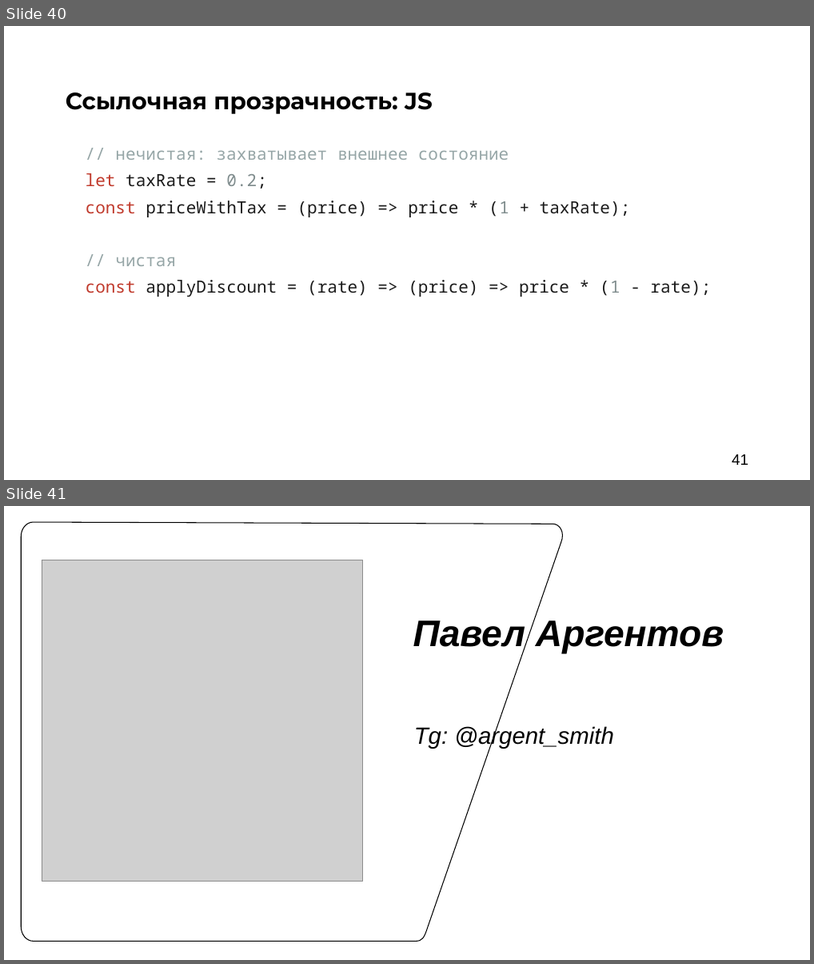
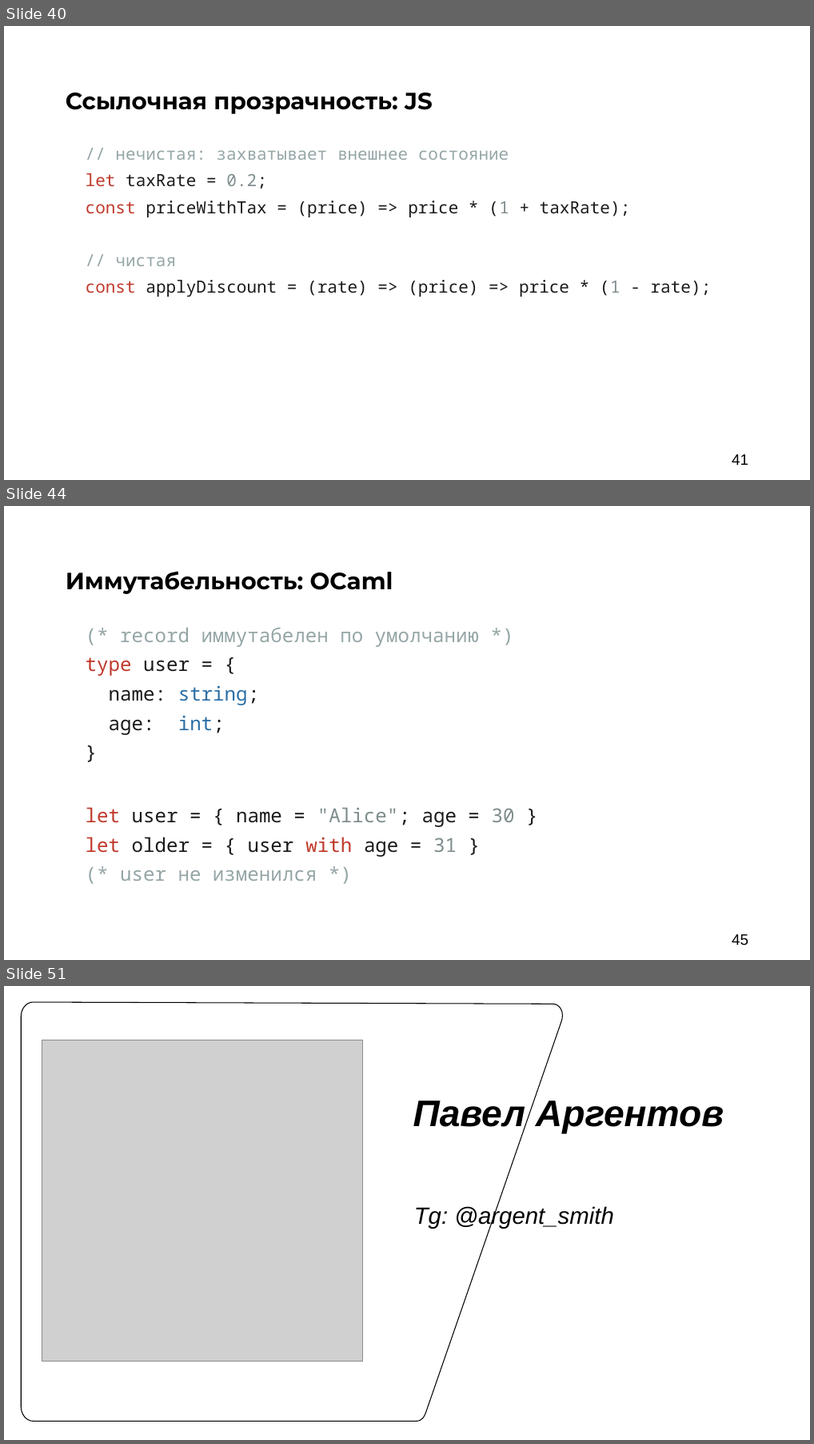
Before and after one commit to argent-smith/presentations, a slide deck: FP_Talk_2026/nastachku/final_presentation.pptx. Shown one above the other, each under a label of ours: slides 40 and 41 before the commit, slides 40, 44 and 51 after it; the slides between them are not shown. The pictures are 814x964 and 814x1444 pixels, drawn with LibreOffice and Linux fonts; fonts in the diff are those of the drawing; grey boxes stand for pictures; background and template pictures are left out. Boxes give left, top, right and bottom in pixels: in the first picture for what was removed or moved away, otherwise in the second. Text is boxed around its words. In the diff, an @@ line names an element or a change of style, - is before the commit and + after.

```diff
--- a/FP_Talk_2026/nastachku/final_presentation.pptx
+++ b/FP_Talk_2026/nastachku/final_presentation.pptx
@@ slide 44 added at (4, 506, 810, 960), background #FFFFFF @@
@@ text added at (66, 571, 394, 594), 28 pt, text #000000, bold @@
+Иммутабельность: OCaml
@@ text added at (86, 628, 515, 880), 23 pt, text #95A5A6 @@
+(* record иммутабелен по умолчанию *)
+type user = {
+name: string;
+age: int;
+}
+let user = { name = "Alice"; age = 30 }
+let older = { user with age = 31 }
+(* user не изменился *)
@@ page number added at (732, 934, 749, 945), 18 pt, text #000000 @@
+45
@@ what was slide 41 is now slide 51 @@
```
Also in this commit, not shown: 9 other slides added, 1 other file.
